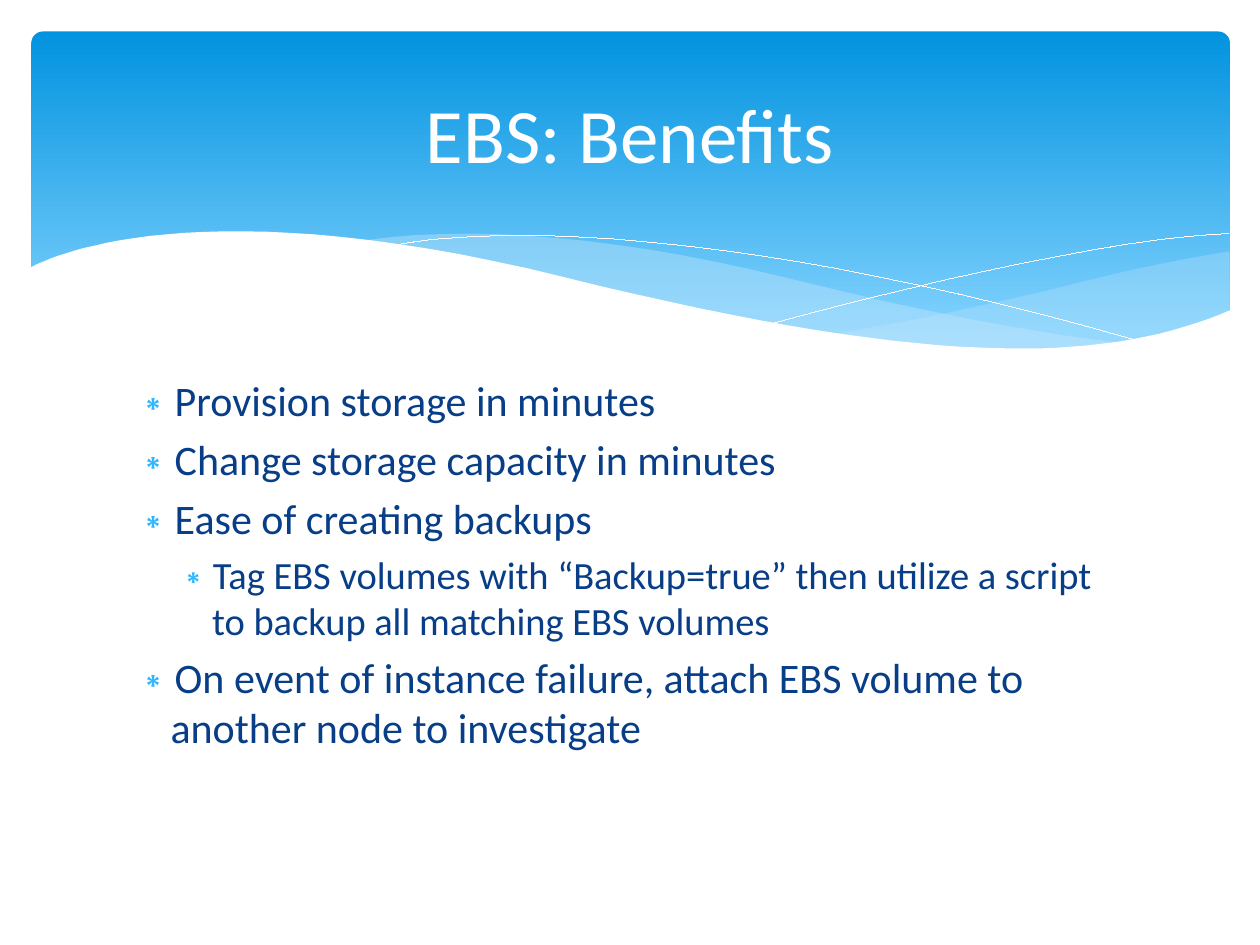
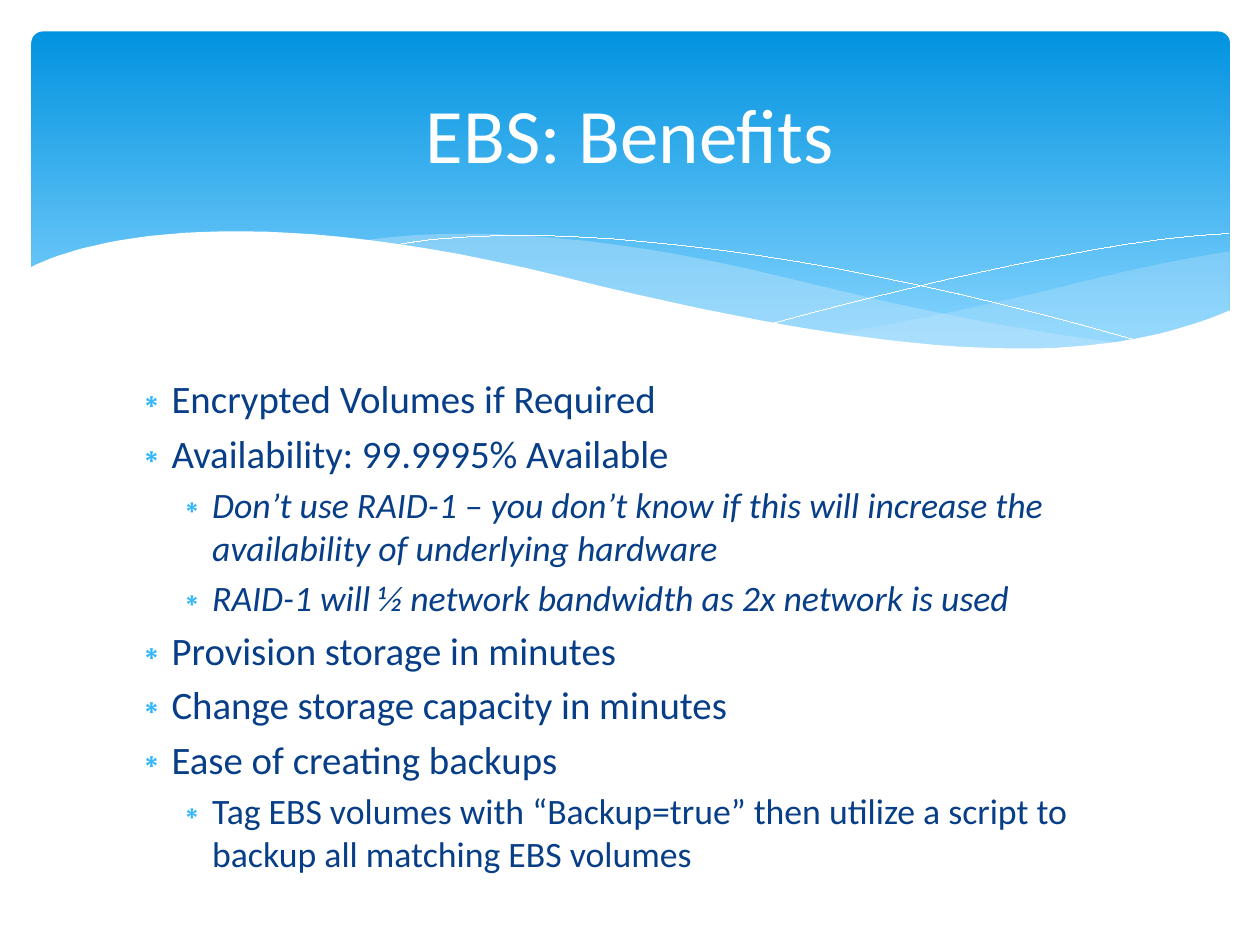
Before and after one commit to cloudavail/awstraining, a slide deck: slide 23 of aws-ec2/aws-ec2.pptx. Drawn at 1260x945 pixels with LibreOffice and Linux fonts; fonts in the diff are those of the drawing. Boxes give left, top, right and bottom in pixels: in the first picture for what was removed or moved away, otherwise in the second. Text is boxed around its words. In the diff, an @@ line names an element or a change of style, - is before the commit and + after.

```diff
--- a/aws-ec2/aws-ec2.pptx
+++ b/aws-ec2/aws-ec2.pptx
@@ text at (172, 386, 1042, 612): paragraphs added @@
+∗ Encrypted Volumes if Required
+∗ Availability: 99.9995% Available
+  ∗ Don’t use RAID-1 – you don’t know if this will increase the availability of underlying hardware
+  ∗ RAID-1 will ½ network bandwidth as 2x network is used
@@ text at (172, 638, 1067, 830): size 24 to 22.2 pt in "Provision storage in minutes", "Change storage capacity in minutes", "Ease of creating backups"; size 22 to 20.4 pt in "Tag EBS volumes with “Backup=true” then utilize ..." @@
@@ text at (171, 663, 1023, 751): paragraph removed @@
-∗ On event of instance failure, attach EBS volume to another node to investigate
```
Also in this commit, not shown: 1 other slide changed, 5 slides added, 1 slide removed.
